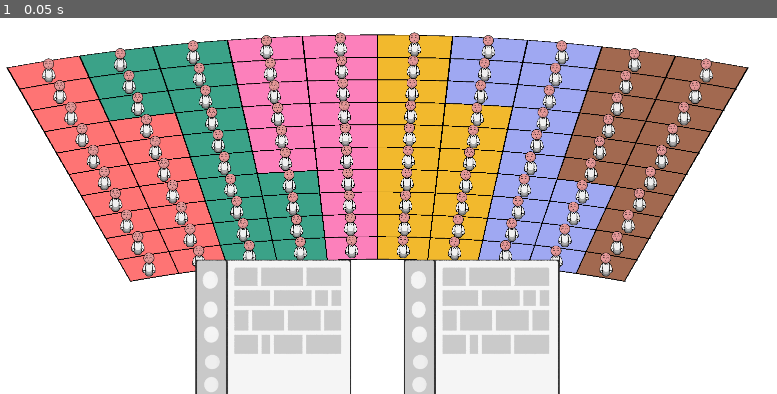
Above: before the commit, frame 1.
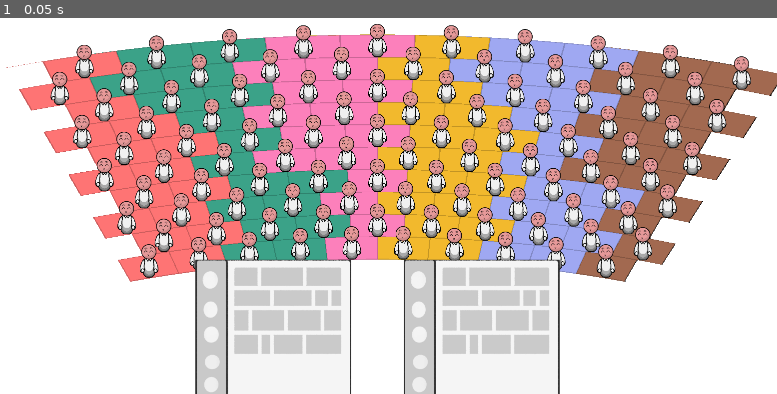
Above: after the commit, the same moment.

Repository: remimorvan/assemblee-nationale-simulator
Game: Godot game, scene res://scenes/game.tscn
The game is run twice, just before and just after one commit, with the same random seed, the same clock (stepped at 60 frames per second) and the same inputs.
Inputs:
- Up to frame 1 (0.05 s): no input

The runs differ from the first frame. In frame 1, 25% of the frame differs, in the area x 0-100%, y 1-71%.

Commit message:
hemicycle plus bo

Diff:
--- a/assets/hemicycle/hemicycle.gdshader
+++ b/assets/hemicycle/hemicycle.gdshader
@@ -20,11 +20,18 @@
 	vec2 diff = UV - cycle_center;
 	float angle = atan(diff.y, diff.x);
 	float r = length(diff)/0.5;
+
+	float projectedy = r-2.;
 	float projectedx = ((angle/PI + 1.)/2. - 0.2)/0.1;
-	float projectedy = r-2.;
+
+	int celly = int(projectedy*float(HEIGHT));
+
+	if (celly%2 == 1)
+	{
+		projectedx -= 0.5/float(WIDTH);
+	}
 
 	int cellx = int(projectedx*float(WIDTH));
-	int celly = int(projectedy*float(HEIGHT));
 
 	if (projectedx>=0. && projectedy>=0. && projectedy<=1. && projectedx<=1.)
 	{
@@ -35,7 +42,7 @@
 		projectedy<=1.+0.01/float(WIDTH) && projectedx<=1.+0.02/float(HEIGHT) &&
 		(around_integer(projectedx*float(WIDTH),0.01) || around_integer(r*float(HEIGHT),0.02)))
 	{
-		COLOR = vec4(0.,0.,0.,1.);
+		COLOR = vec4((vec3(0.,0.,0.)+ 4.*color_values[celly+WIDTH*cellx])/5.,1.);
 	}
 }
 
--- a/scenes/mp.tscn
+++ b/scenes/mp.tscn
@@ -134,7 +134,7 @@
 script = ExtResource("1_ct13o")
 
 [node name="Sprites" type="Node2D" parent="."]
-position = Vector2(0, -40)
+position = Vector2(0, -50)
 scale = Vector2(0.519999, 0.519999)
 
 [node name="body" type="Sprite2D" parent="Sprites"]
--- a/scripts/hemicycle.gd
+++ b/scripts/hemicycle.gd
@@ -29,11 +29,11 @@
 	mat.set_shader_parameter("color_values", vec3_color_array)
 
 # inverse of the shader code
-func cell_to_uv(cellx: int, celly: int) -> Vector2:
+func cell_to_uv(cellx: float, celly: float) -> Vector2:
 	var cycle_center = Vector2(0.5,1.7)
 
-	var projectedx: float = (float(cellx)  + 0.5) / float(width)
-	var projectedy: float = (float(celly)  + 0.5) / float(height)
+	var projectedx: float = float(cellx) / float(width)
+	var projectedy: float = float(celly) / float(height)
 
 	var r = (projectedy + 2.) * 0.5
 	var angle = ((projectedx*0.1 + 0.2) * 2. - 1.) * PI
@@ -71,9 +71,12 @@
 	var center = Vector2(viewport_size)/2.
 
 	# modify position so that it is on a grid
-	mp.global_position = cell_to_uv(x, y)
-	mp.scale.x = 0.5
-	mp.scale.y = 0.5
+	if (x % 2 == 1):
+		mp.global_position = cell_to_uv(y+1, x+0.5)
+	else:
+		mp.global_position = cell_to_uv(float(y) + 0.5, float(x) + 0.5)
+	mp.scale.x = 0.7
+	mp.scale.y = 0.7
 
 	return group_id
 	# et pour suprimer :
Not shown: 1 places in scenes/game.tscn that only renumber resources
